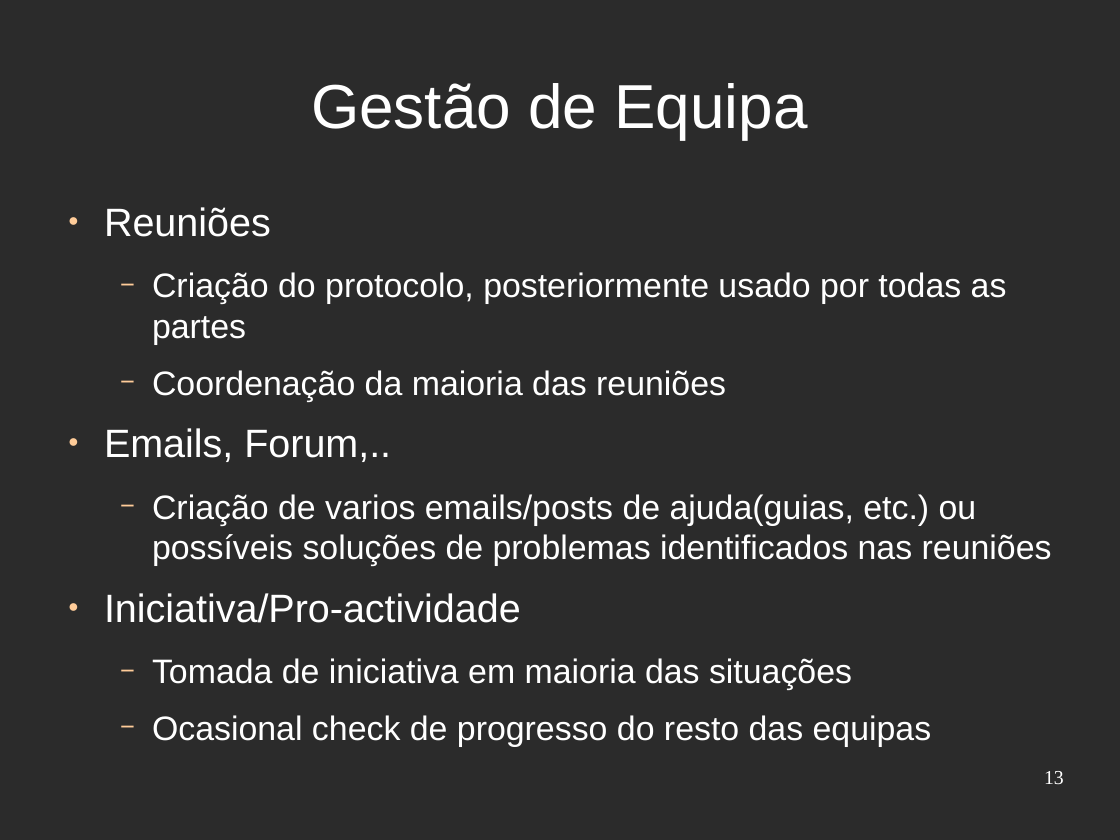
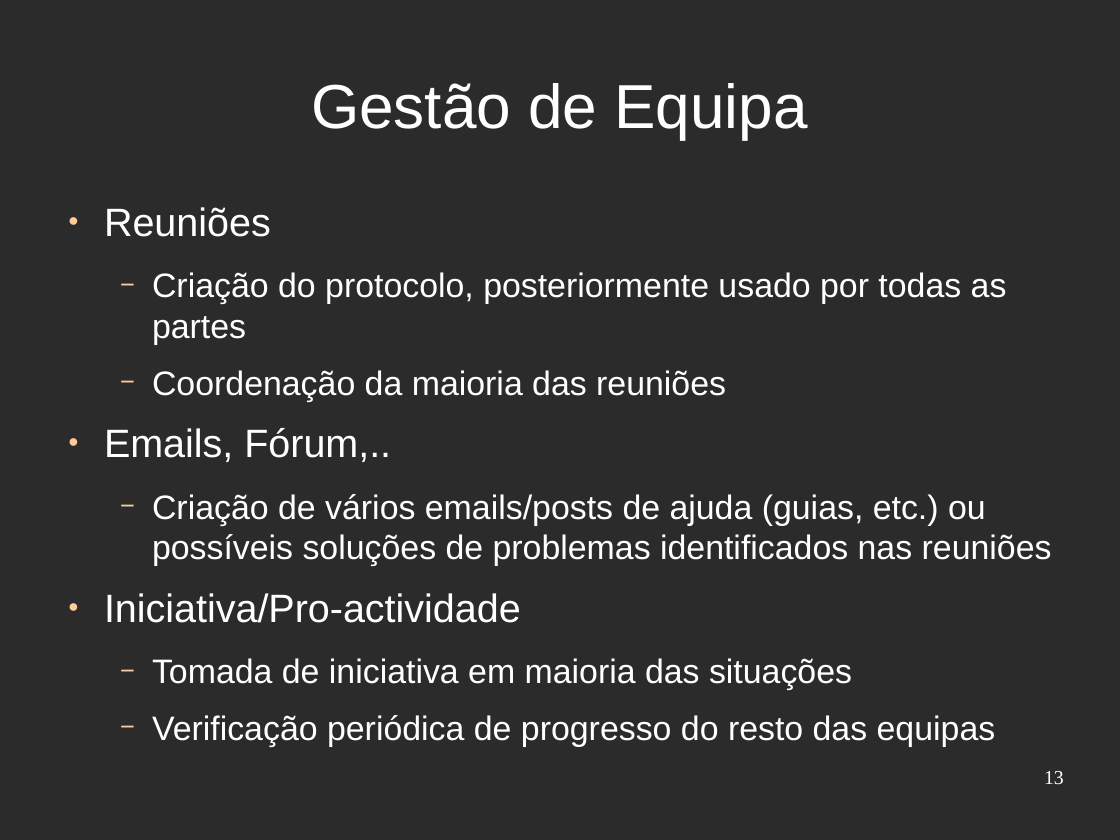
Before and after one commit to djjorjinho/mutworange_2011, a slide deck: slide 13 of documents/presentation/apresentacao_portugal.odp. Drawn at 1120x840 pixels with LibreOffice and Linux fonts; fonts in the diff are those of the drawing; background and template pictures are left out; a plain dark background stands for a picture behind light text. Boxes give left, top, right and bottom in pixels: in the first picture for what was removed or moved away, otherwise in the second. Text is boxed around its words. In the diff, an @@ line names an element or a change of style, - is before the commit and + after.

```diff
--- a/documents/presentation/apresentacao_portugal.odp
+++ b/documents/presentation/apresentacao_portugal.odp
@@ text at (104, 428, 1052, 566): text changed @@
-● Emails, Forum,..
-  − Criação de varios emails/posts de ajuda(guias, etc.) ou possíveis soluções de problemas identificados nas reuniões
+● Emails, Fórum,..
+  − Criação de vários emails/posts de ajuda (guias, etc.) ou possíveis soluções de problemas identificados nas reuniões
@@ text at (152, 715, 996, 747): text changed @@
-  − Ocasional check de progresso do resto das equipas
+  − Verificação periódica de progresso do resto das equipas
```
Also in this commit, not shown: 5 other slides changed.
